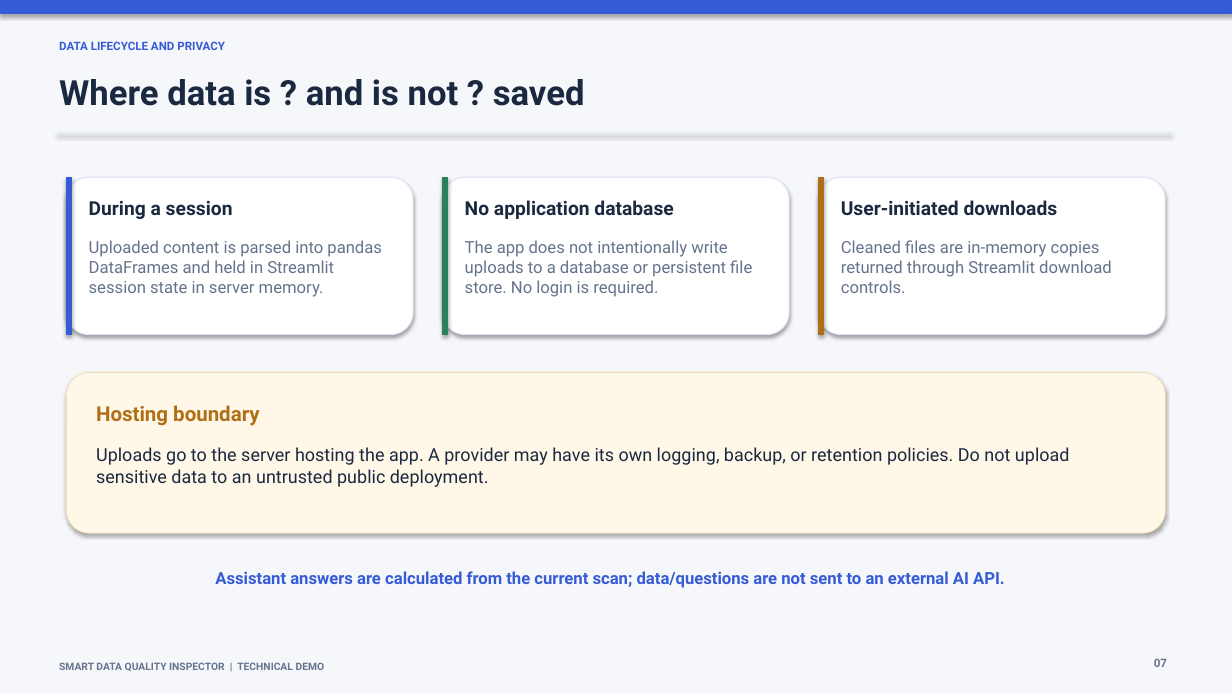
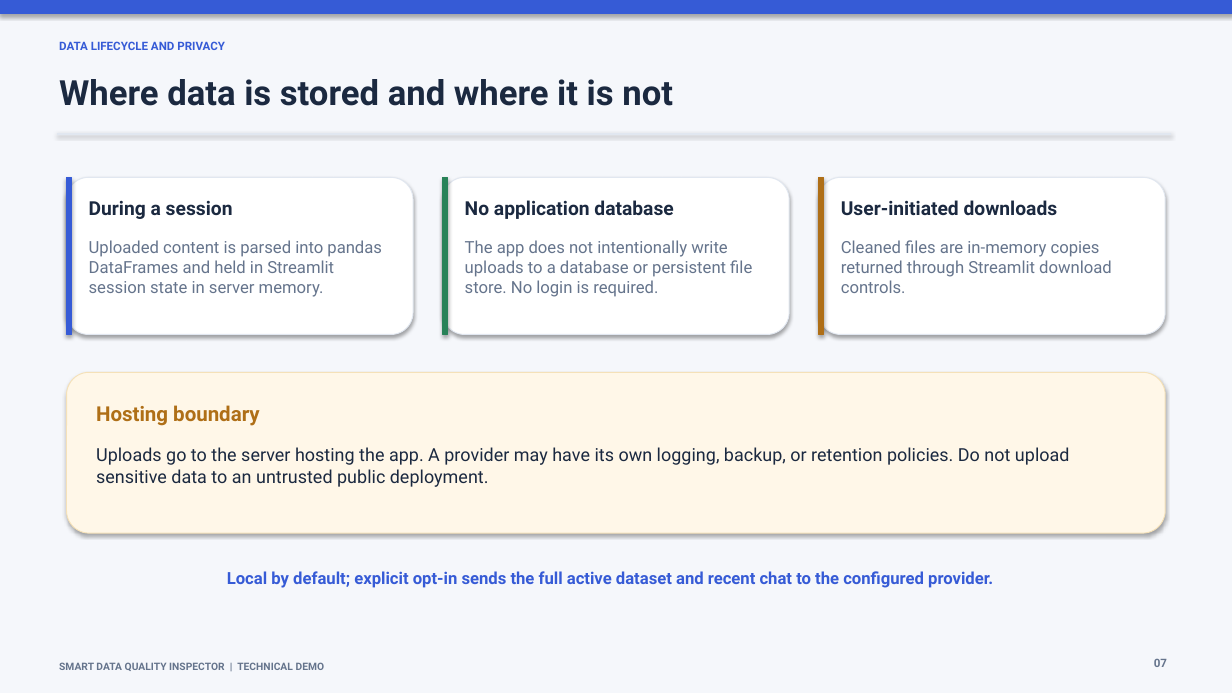
Before and after one commit to sajidjfastian-dev/smart-data-quality-inspector, a slide deck: slide 7 of Smart_Data_Quality_Inspector_Technical_Demo.pptx. Drawn at 1232x693 pixels with LibreOffice and Linux fonts; fonts in the diff are those of the drawing. Boxes give left, top, right and bottom in pixels: in the first picture for what was removed or moved away, otherwise in the second. Text is boxed around its words. In the diff, an @@ line names an element or a change of style, - is before the commit and + after.

```diff
--- a/Smart_Data_Quality_Inspector_Technical_Demo.pptx
+++ b/Smart_Data_Quality_Inspector_Technical_Demo.pptx
@@ text at (x1=59, y1=79, x2=673, y2=106): text changed @@
-Where data is ? and is not ? saved
+Where data is stored and where it is not
@@ text at (x1=227, y1=571, x2=993, y2=588): text changed @@
-Assistant answers are calculated from the current scan; data/questions are not sent to an external AI API.
+Local by default; explicit opt-in sends the full active dataset and recent chat to the configured provider.
```
Also in this commit, not shown: 8 other slides changed, 7 other files.
